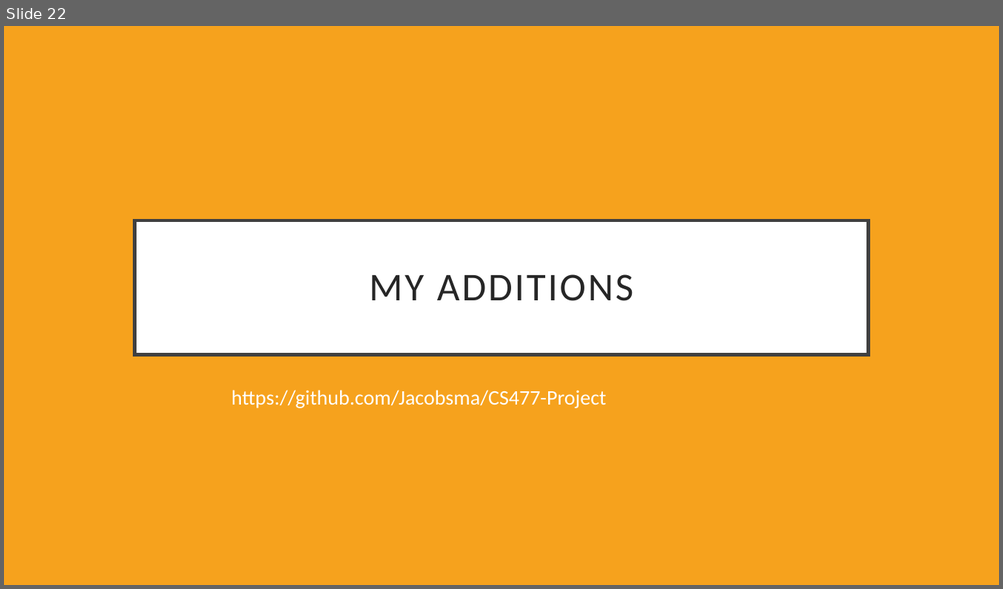
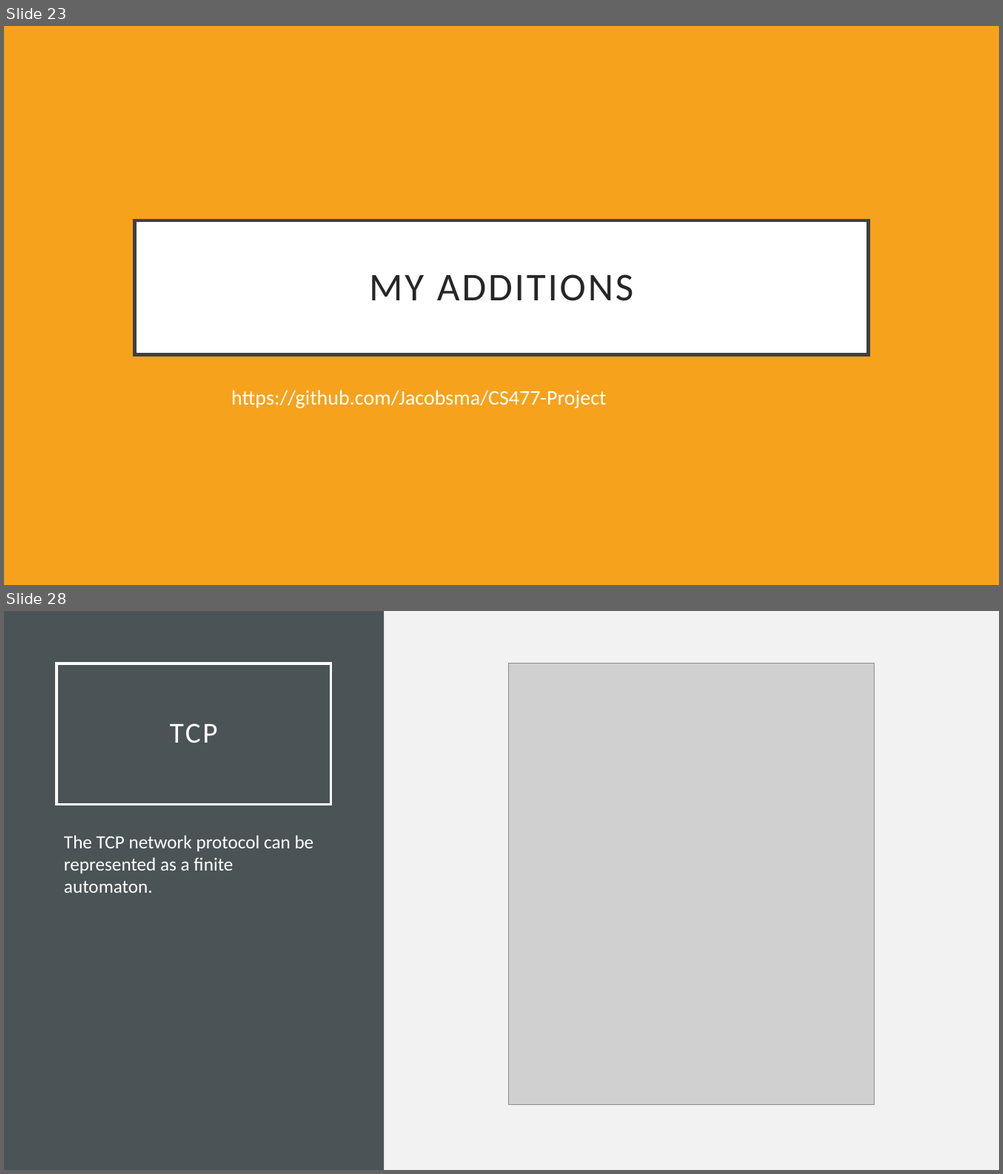
Before and after one commit to Jacobsma/CS477-Project, a slide deck: implementation.pptx. Shown one above the other, each under a label of ours: slide 22 before the commit, slides 23 and 28 after it; the slides between them are not shown. The pictures are 1003x589 and 1003x1174 pixels, drawn with LibreOffice and Linux fonts; fonts in the diff are those of the drawing; grey boxes stand for pictures. Boxes give left, top, right and bottom in pixels: in the first picture for what was removed or moved away, otherwise in the second. Text is boxed around its words. In the diff, an @@ line names an element or a change of style, - is before the commit and + after.

```diff
--- a/implementation.pptx
+++ b/implementation.pptx
@@ slide 28 added at <box>4,611,999,1170</box>, background #F2F2F2 @@
@@ rectangle added at <box>4,611,384,1170</box>, fill #4A5356 @@
@@ title added at <box>57,664,331,804</box>, outline #FFFFFF 2.5 pt, 28 pt, text #FFFFFF @@
+TCP
@@ picture added at <box>509,664,874,1105</box> @@
@@ text added at <box>64,835,314,893</box>, 18 pt, text #FFFFFF @@
+The TCP network protocol can be represented as a finite automaton.
@@ what was slide 22 is now slide 23 @@
```
Also in this commit, not shown: 1 slide changed, 5 other slides added, 5 other files.
